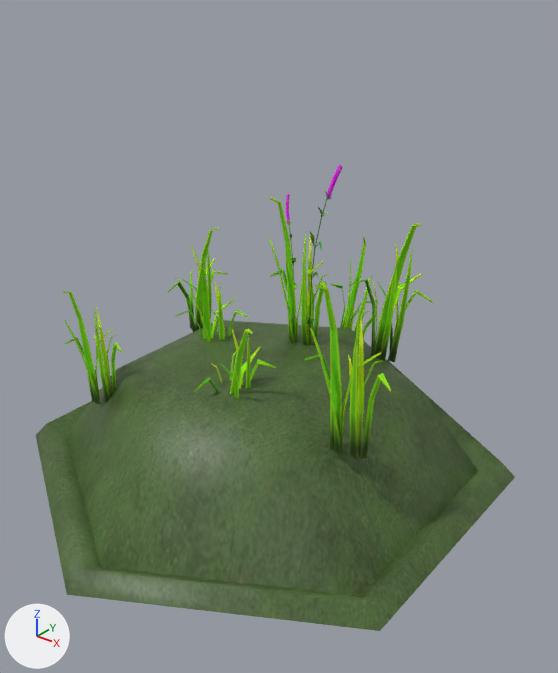
The glTF model src/modules/base/assets/grassy-hills.glb as it was, and as the next commit left it.
Camera for both pictures: a 50 mm lens placed at (1.71, -2.04, 1.83), pointed at (0.08, -0.01, 0.57). Arrows for +X, +Y and +Z are at lower left; the lights stay in place. The first picture is the older version. Where no turn or scale is listed for an object, it has been applied to the vertices.
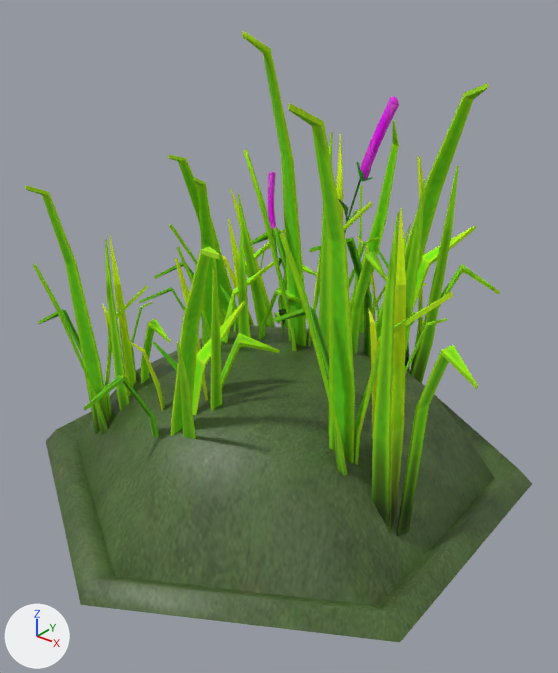
The change, as JSON lines over the scene's bpy script:
```json
{"op": "set", "path": "ob_plane_001.location", "old": "(0.057, 0.231, 0.973)", "new": "(0.127, 0.231, 0.973)"}
{"op": "set", "path": "ob_plane_001.scale", "old": "(1.11, 1.11, 2.23)", "new": "(2.46, 2.46, 4.92)"}
{"op": "set", "path": "ob_plane.location", "old": "(0.02, 0.194, 0.605)", "new": "(0.09, 0.194, 0.605)"}
{"op": "set", "path": "ob_plane.scale", "old": "(1.11, 1.11, 2.23)", "new": "(2.46, 2.46, 4.92)"}
{"op": "set", "path": "ob_plane_005.location", "old": "(-0.27, 0.007, 0.481)", "new": "(-0.2, 0.007, 0.481)"}
{"op": "set", "path": "ob_plane_005.scale", "old": "(1.11, 1.11, 2.23)", "new": "(2.46, 2.46, 4.92)"}
{"op": "set", "path": "ob_plane_007.location", "old": "(0.541, -0.242, 0.575)", "new": "(0.611, -0.242, 0.575)"}
{"op": "set", "path": "ob_plane_007.scale", "old": "(1.11, 1.11, 2.23)", "new": "(2.46, 2.46, 4.92)"}
{"op": "set", "path": "ob_plane_011.location", "old": "(-0.025, 0.663, 0.379)", "new": "(0.045, 0.663, 0.379)"}
{"op": "set", "path": "ob_plane_011.scale", "old": "(1.11, 1.11, 2.23)", "new": "(2.46, 2.46, 4.92)"}
{"op": "set", "path": "ob_plane_015.location", "old": "(-0.503, -0.41, 0.424)", "new": "(-0.433, -0.41, 0.424)"}
{"op": "set", "path": "ob_plane_015.scale", "old": "(1.11, 1.11, 2.23)", "new": "(2.46, 2.46, 4.92)"}
{"op": "set", "path": "ob_plane_017.location", "old": "(-0.68, 0.357, 0.408)", "new": "(-0.423, 0.37, 0.408)"}
{"op": "set", "path": "ob_plane_017.rotation_euler", "old": "(0.0, 0.0, 0.0)", "new": "(0.17, 0.0935, -1.078)", "note": "degrees (0, 0, 0) -> degrees (10, 5.4, -62)"}
{"op": "set", "path": "ob_plane_017.scale", "old": "(1.11, 1.11, 2.23)", "new": "(2.46, 2.46, 4.92)"}
{"op": "set", "path": "ob_plane_018.location", "old": "(0.291, 0.444, 0.562)", "new": "(0.361, 0.444, 0.562)"}
{"op": "set", "path": "ob_plane_018.scale", "old": "(1.11, 1.11, 2.23)", "new": "(2.46, 2.46, 4.92)"}
{"op": "set", "path": "ob_plane_020.location", "old": "(0.078, -0.244, 0.419)", "new": "(0.032, -0.429, 0.398)"}
{"op": "set", "path": "ob_plane_020.scale", "old": "(1.11, 1.11, 2.23)", "new": "(2.46, 2.46, 4.92)"}
{"op": "set", "path": "ob_hexagontile_006.location", "old": "(2.338, 6.734, 0.0)", "new": "(2.409, 6.734, 0.0)"}
```

Boxes [x1, y1, x2, y2] around the edits, measured in the pictures (558 x 673 px):
```json
{"object": "HexagonTile.006", "change": "moved", "before": [36, 320, 515, 631], "after": [46, 324, 532, 642]}
{"object": "Plane.007", "change": "moved, rescaled", "before": [304, 285, 391, 460], "after": [273, 103, 478, 536], "on screen": "134% wider, 147% taller"}
{"object": "Plane.018", "change": "moved, rescaled", "before": [349, 223, 433, 362], "after": [310, 83, 500, 384]}
{"object": "Plane", "change": "moved, rescaled", "before": [269, 197, 328, 346], "after": [242, 31, 387, 354]}
{"object": "Plane.020", "change": "moved, rescaled", "before": [194, 328, 276, 398], "after": [84, 247, 280, 439]}
{"object": "Plane.015", "change": "moved, rescaled", "before": [63, 291, 123, 404], "after": [25, 185, 171, 435]}
{"object": "Plane.017", "change": "moved, turned, rescaled", "before": [168, 227, 228, 332], "after": [154, 155, 317, 328]}
{"object": "Plane.005", "change": "moved, rescaled", "before": [175, 268, 249, 342], "after": [139, 178, 302, 347], "on screen": "119% wider, 127% taller"}
{"object": "Plane.011", "change": "moved, rescaled", "before": [330, 235, 380, 338], "after": [315, 119, 426, 341]}
{"object": "Plane.001", "change": "moved, rescaled", "before": [286, 165, 342, 345], "after": [267, 97, 399, 345]}
```
